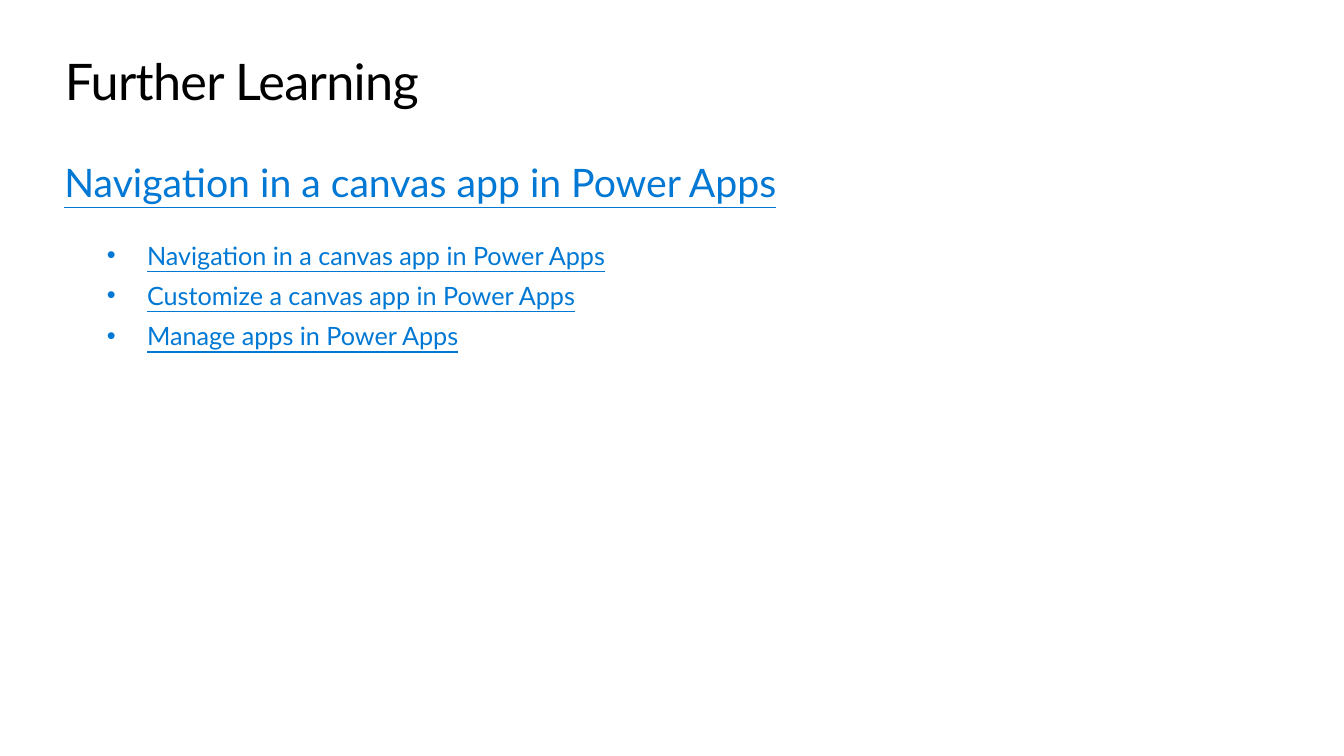
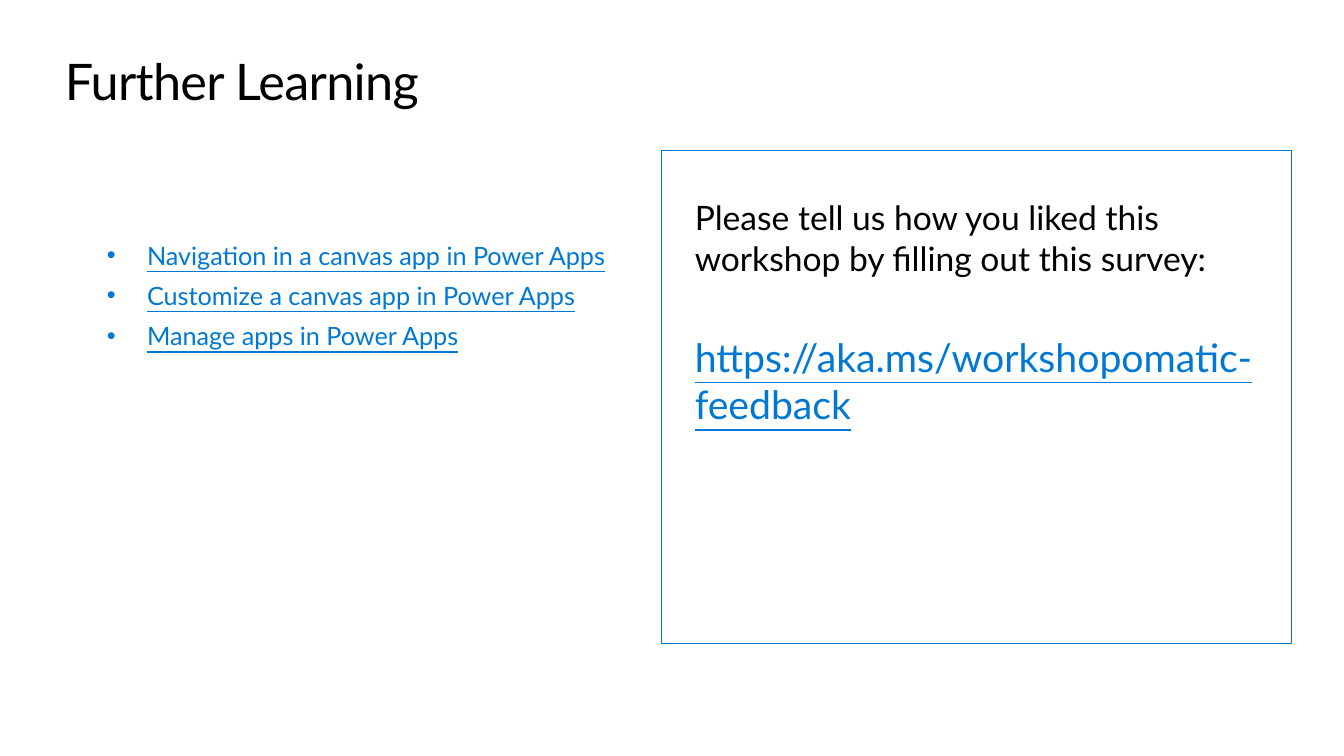
Before and after one commit to microsoft/workshop-library, a slide deck: slide 53 of full/power-platform-canvas-app/slides.pptx. Drawn at 1344x756 pixels with LibreOffice and Linux fonts; fonts in the diff are those of the drawing; background and template pictures are left out. Boxes give left, top, right and bottom in pixels: in the first picture for what was removed or moved away, otherwise in the second. Text is boxed around its words. In the diff, an @@ line names an element or a change of style, - is before the commit and + after.

Commit message:
CTA slide edits

```diff
--- a/full/power-platform-canvas-app/slides.pptx
+++ b/full/power-platform-canvas-app/slides.pptx
@@ text removed at box(64, 168, 776, 204) @@
-Navigation in a canvas app in Power Apps
@@ rectangle added at box(661, 150, 1292, 643), outline #0078D4 0.75 pt @@
@@ text added at box(695, 205, 1252, 420), 24 pt, text #000000 @@
+Please tell us how you liked this workshop by filling out this survey:
+https://aka.ms/workshopomatic-feedback
```
Also in this commit, not shown: 5 other files.
